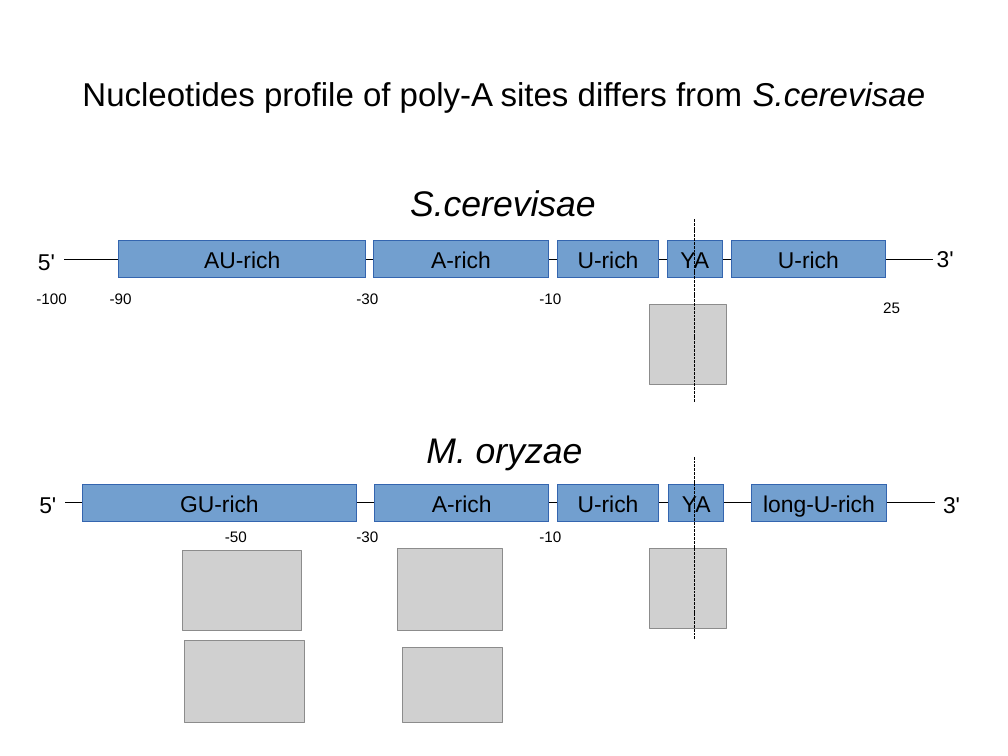
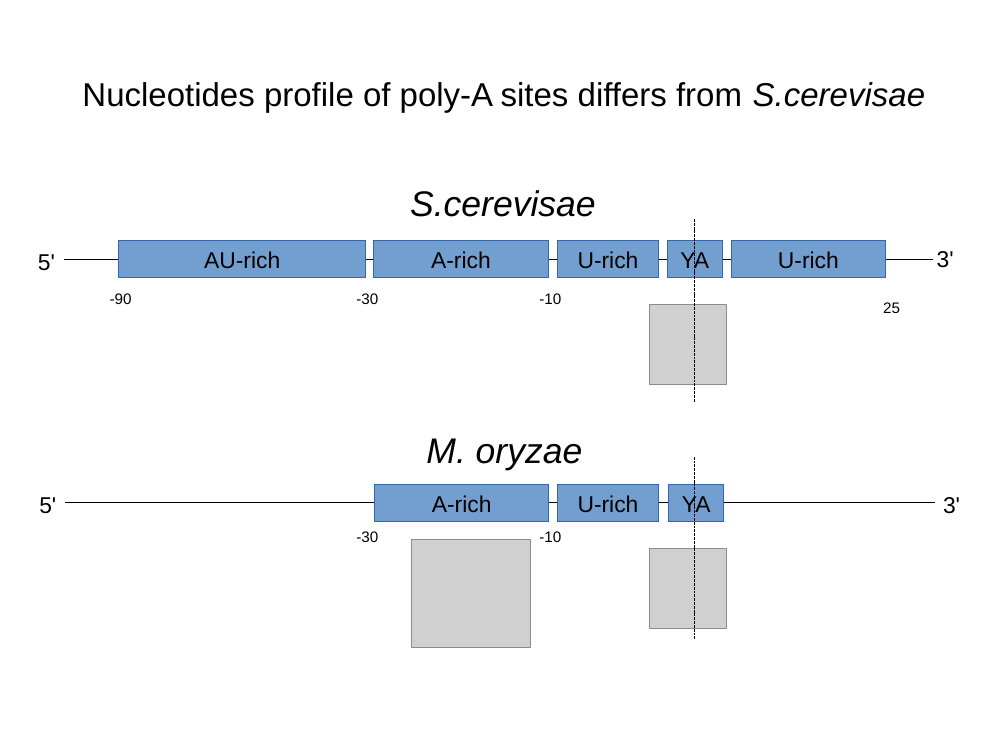
Before and after one commit to wilkinsonlab/m-oryzae-polya, a slide deck: slide 29 of oryzae_data.odp (slide 17 before the commit). Drawn at 1008x756 pixels with LibreOffice and Linux fonts; fonts in the diff are those of the drawing; grey boxes stand for pictures. Boxes give left, top, right and bottom in pixels: in the first picture for what was removed or moved away, otherwise in the second. Text is boxed around its words. In the diff, an @@ line names an element or a change of style, - is before the commit and + after.

Commit message:
slides

```diff
--- a/oryzae_data.odp
+++ b/oryzae_data.odp
@@ text removed at (36,293,66,304) @@
--100
@@ rectangle removed at (82,485,357,521) @@
-GU-rich
@@ rectangle removed at (752,485,887,521) @@
-long-U-rich
@@ text removed at (225,531,247,542) @@
--50
@@ picture removed at (183,552,302,631) @@
@@ picture: place and size @@
-picture at (398,549,503,631)
+picture at (412,540,531,648)
@@ picture removed at (185,640,305,723) @@
@@ picture removed at (402,648,503,723) @@
```
Also in this commit, not shown: 14 other slides changed, 11 slides added, 1 slide removed, 2 other files.
